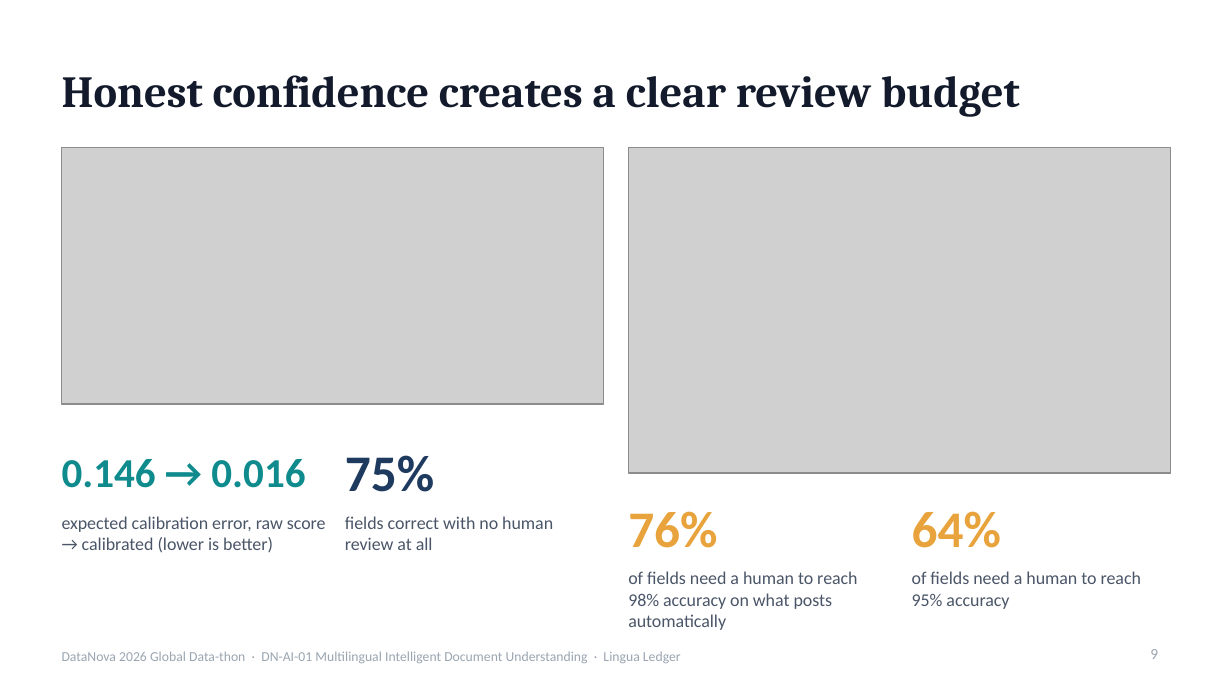
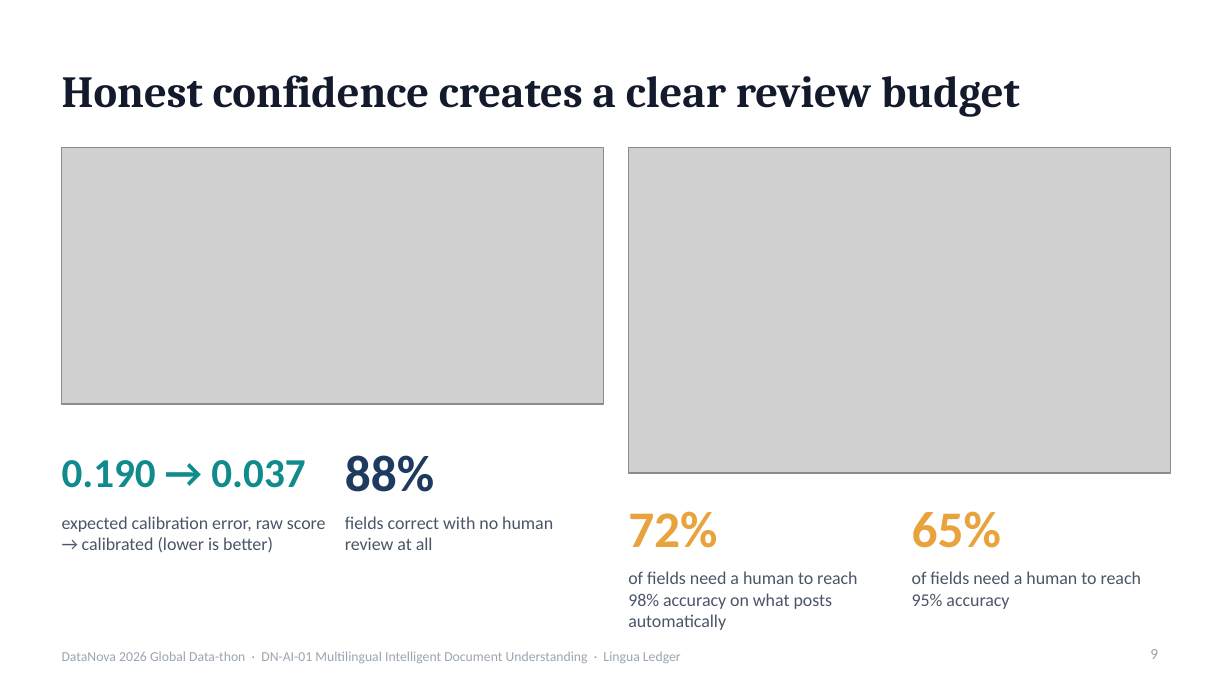
Before and after one commit to rishavnaskar/lingua-ledger, a slide deck: slide 9 of deck/LinguaLedger-DataNova2026-Round1.pptx. Drawn at 1232x693 pixels with LibreOffice and Linux fonts; fonts in the diff are those of the drawing; grey boxes stand for pictures. Boxes give left, top, right and bottom in pixels: in the first picture for what was removed or moved away, otherwise in the second. Text is boxed around its words. In the diff, an @@ line names an element or a change of style, - is before the commit and + after.

```diff
--- a/deck/LinguaLedger-DataNova2026-Round1.pptx
+++ b/deck/LinguaLedger-DataNova2026-Round1.pptx
@@ text at (62,460,305,488): text changed @@
-0.146 → 0.016
+0.190 → 0.037
@@ text at (345,455,434,492): text changed @@
-75%
+88%
@@ text at (628,511,717,548): text changed @@
-76%
+72%
@@ text at (912,511,1001,548): text changed @@
-64%
+65%
```
Also in this commit, not shown: 2 other slides changed, 35 other files.
